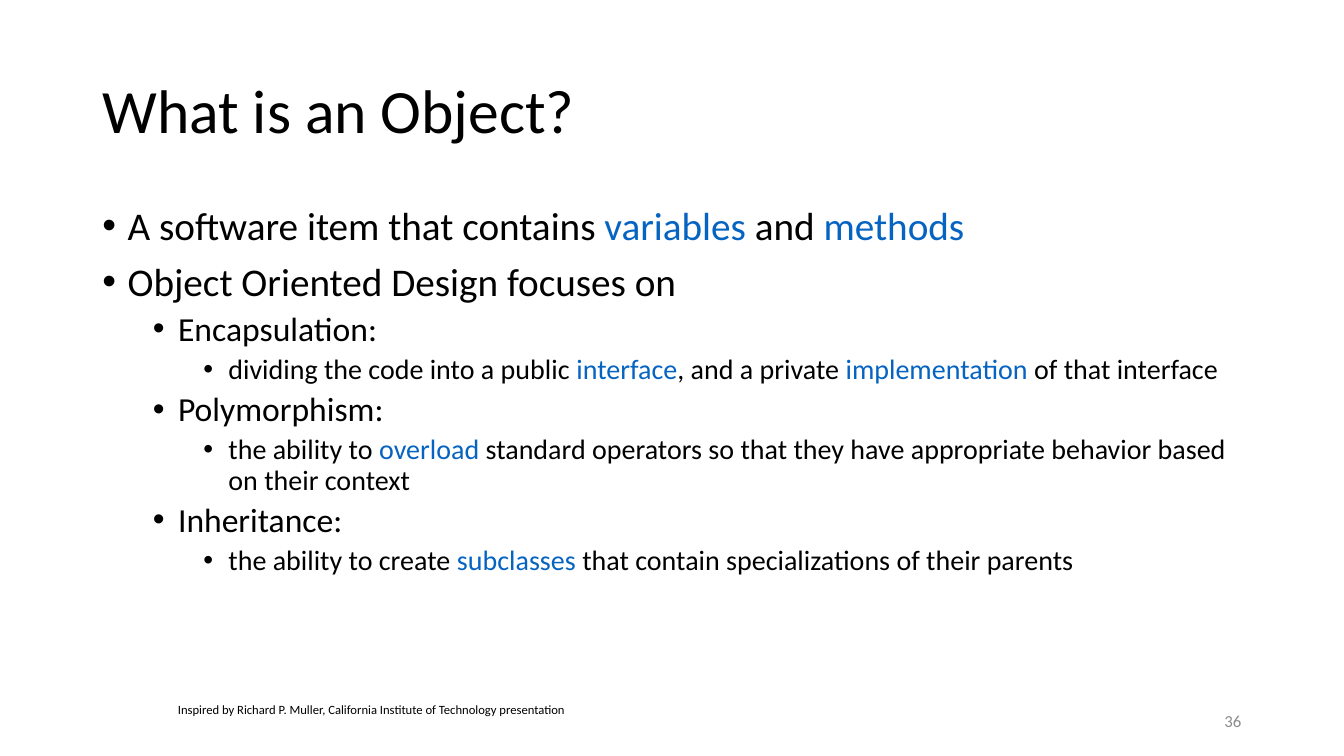
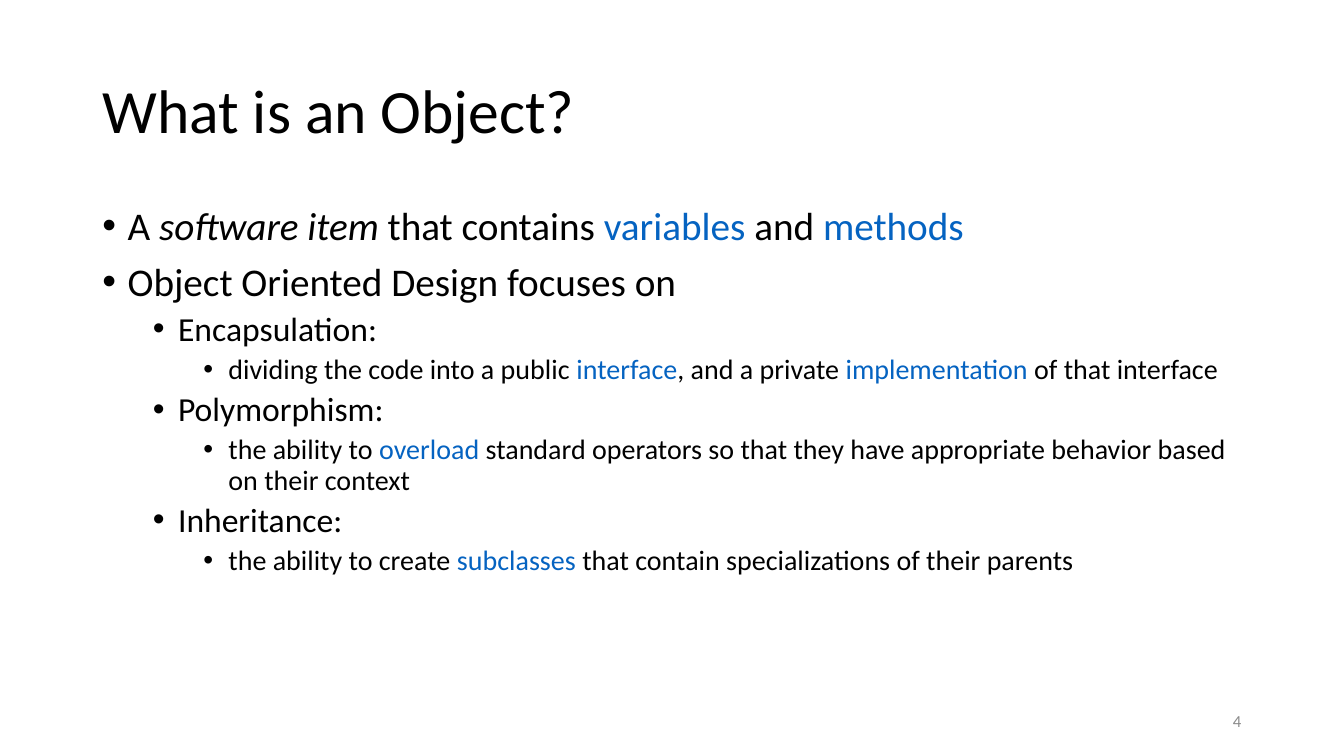
Before and after one commit to priorfire4411/python_for_analytics, a slide deck: slide 4 of presentation/MSCA_37014_v1.pptx (slide 36 before the commit). Drawn at 1344x756 pixels with LibreOffice and Linux fonts; fonts in the diff are those of the drawing. Boxes give left, top, right and bottom in pixels: in the first picture for what was removed or moved away, otherwise in the second. Text is boxed around its words. In the diff, an @@ line names an element or a change of style, - is before the commit and + after.

```diff
--- a/presentation/MSCA_37014_v1.pptx
+++ b/presentation/MSCA_37014_v1.pptx
@@ text at (128,212,964,241): italic on in "software item" @@
@@ text removed at (178,705,564,716) @@
-Inspired by Richard P. Muller, California Institute of Technology presentation
@@ page number at (1233,716,1241,727): text changed @@
-36
+4
```
Also in this commit, not shown: 14 other slides changed, 5 slides added, 120 slides removed, 13 other files.
